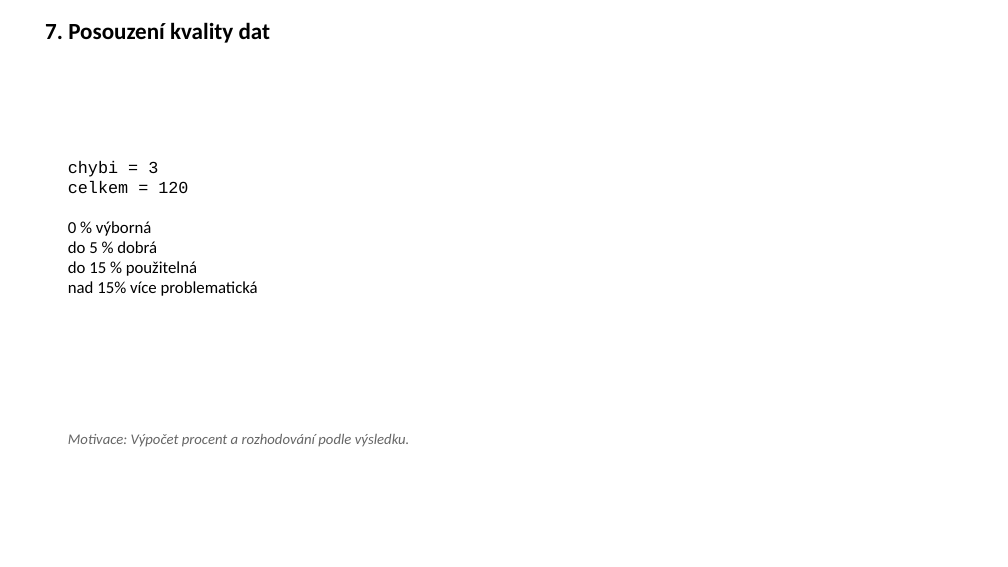
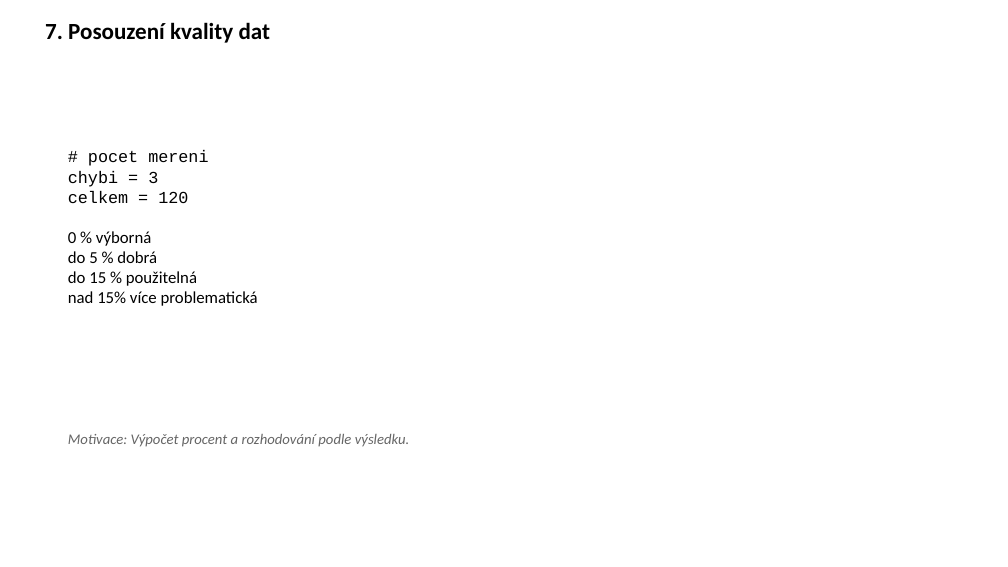
Before and after one commit to k155cvut/uvin, a slide deck: slide 8 of cviceni/cv4/uvin_cv4.pptx. Drawn at 1008x567 pixels with LibreOffice and Linux fonts; fonts in the diff are those of the drawing. Boxes give left, top, right and bottom in pixels: in the first picture for what was removed or moved away, otherwise in the second. Text is boxed around its words. In the diff, an @@ line names an element or a change of style, - is before the commit and + after.

```diff
--- a/cviceni/cv4/uvin_cv4.pptx
+++ b/cviceni/cv4/uvin_cv4.pptx
@@ text at <box>88,150,208,166</box>: paragraph added @@
+# pocet mereni
```
Also in this commit, not shown: 2 other slides changed, 2 slides added, 3 slides removed, 1 other file.
